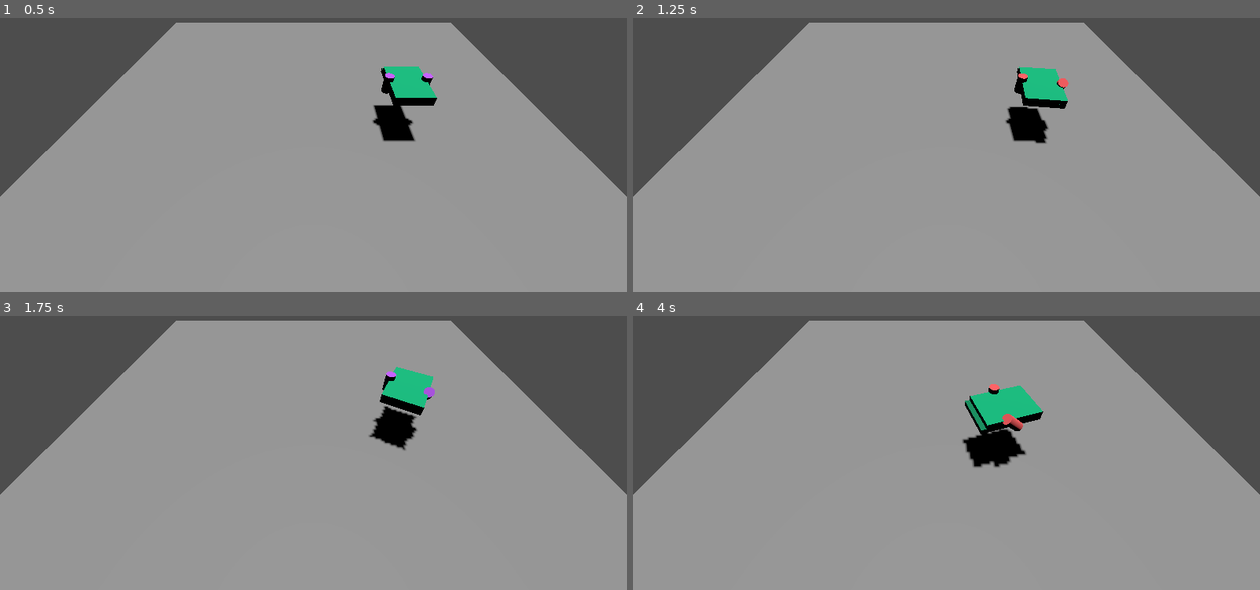
Above: before the commit, frames 1-4 (two rows, left to right).
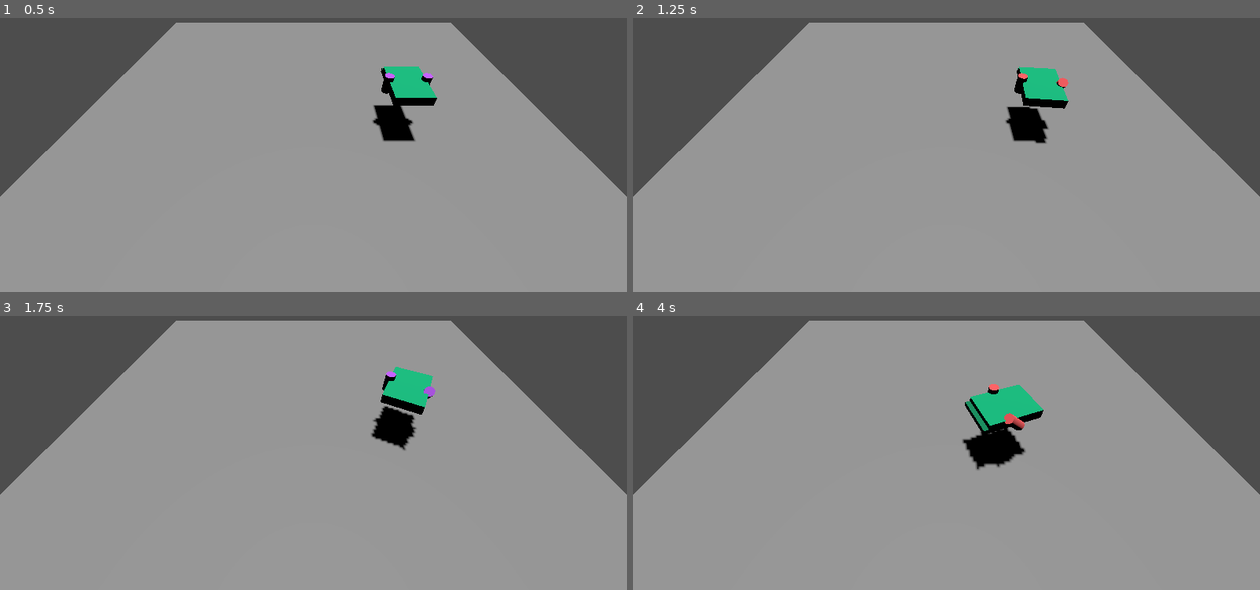
Above: after the commit, the same moments.

Repository: niqzart/godot-tiltrotor
Game: Godot game, scene res://scenes/main/main.tscn
Two runs of this game, one before a commit and one after it. Both use one fixed random seed, a clock stepped at 60 frames per second and the inputs below.
Inputs:
- Up to frame 1 (0.5 s): no input
- Up to frame 2 (1.25 s): tap Enter at 0.5 s; hold Keypad 4 (right_rotor_collective_backwards) from 0.53 s (still down); tap Space (enable_pid) at 0.6 s
- Up to frame 3 (1.75 s): keep holding Keypad 4 (right_rotor_collective_backwards); tap Space (enable_pid) at 1.35 s
- Up to frame 4 (4 s): tap Space (enable_pid) at 2.1, 2.85, 3.6 s; release Keypad 4 (right_rotor_collective_backwards) at 2.78 s; hold D (left_rotor_collective_forwards) from 2.78 s (still down)

Frame 1 is identical in both runs. In frame 2, less than 0.1% of the frame differs, in the area x 59-70%, y 18-42%; in frame 3, 0.1%; in frame 4, 0.4%, in the area x 52-66%, y 25-57%.

Commit message:
refactor: move rotor tilting logic to rotors themselves

Diff:
--- /dev/null
+++ b/scenes/rotor/rotor.gd
@@ -0,0 +1,46 @@
+extends CollisionShape3D
+
+const MAX_TILT_ANGLE: float = PI / 4
+const TILT_TIME: float = 1.0
+const TILT_SPEED: float = MAX_TILT_ANGLE / TILT_TIME
+
+enum RotorDirection {FORWARDS, CENTERED, BACKWARDS}
+
+var desired_direction: RotorDirection = RotorDirection.CENTERED
+
+
+func set_desired_direction(direction: RotorDirection) -> void:
+    self.desired_direction = direction
+
+
+func _move_towards_desired_direction(delta: float) -> void:
+    var tilt_delta: float = self.TILT_SPEED * delta
+
+    match self.desired_direction:
+        RotorDirection.FORWARDS:
+            if self.rotation.x > -self.MAX_TILT_ANGLE:
+                self.rotation.x -= tilt_delta
+                if self.rotation.x < -self.MAX_TILT_ANGLE:
+                    self.rotation.x = -self.MAX_TILT_ANGLE
+        RotorDirection.BACKWARDS:
+            if self.rotation.x < self.MAX_TILT_ANGLE:
+                self.rotation.x += tilt_delta
+                if self.rotation.x > self.MAX_TILT_ANGLE:
+                    self.rotation.x = self.MAX_TILT_ANGLE
+        RotorDirection.CENTERED:
+            if self.rotation.x < 0:
+                self.rotation.x += tilt_delta
+                if self.rotation.x > 0:
+                    self.rotation.x = 0
+            elif self.rotation.x > 0:
+                self.rotation.x -= tilt_delta
+                if self.rotation.x < 0:
+                    self.rotation.x = 0
+
+
+func _physics_process(delta: float) -> void:
+    self._move_towards_desired_direction(delta)
+
+
+func get_tilt() -> float:
+    return self.rotation.x / self.MAX_TILT_ANGLE
--- a/scenes/rotor/rotor.tscn
+++ b/scenes/rotor/rotor.tscn
@@ -1,4 +1,6 @@
-[gd_scene load_steps=4 format=3 uid="uid://d1kktxd5bkt3a"]
+[gd_scene load_steps=5 format=3 uid="uid://d1kktxd5bkt3a"]
+
+[ext_resource type="Script" uid="uid://c5b5506sjeeo6" path="res://scenes/rotor/rotor.gd" id="1_lqa3n"]
 
 [sub_resource type="CylinderShape3D" id="CylinderShape3D_6jx4l"]
 
@@ -11,6 +13,7 @@
 [node name="Rotor" type="CollisionShape3D"]
 transform = Transform3D(1, 0, 0, 0, 1, -2.9802322e-08, 0, 2.9802322e-08, 1, 0, 0, 0)
 shape = SubResource("CylinderShape3D_6jx4l")
+script = ExtResource("1_lqa3n")
 
 [node name="Mesh" type="MeshInstance3D" parent="."]
 mesh = SubResource("CylinderMesh_lqa3n")
--- a/scenes/tiltrotor/tiltrotor.gd
+++ b/scenes/tiltrotor/tiltrotor.gd
@@ -109,42 +109,20 @@
 const ROTOR_TILT_SPEED: float = 0.8
 
 
-func _apply_forces_from_inputs_complex_v2(delta: float) -> void:
+func _apply_forces_from_inputs_complex_v2() -> void:
     if Input.is_action_pressed("right_rotor_collective_forwards"):
-        if $RightRotor.rotation.x > -self.MAX_ROTOR_TILT_ANGLE:
-            $RightRotor.rotation.x -= self.ROTOR_TILT_SPEED * delta
-        if $RightRotor.rotation.x < -self.MAX_ROTOR_TILT_ANGLE:
-            $RightRotor.rotation.x = -self.MAX_ROTOR_TILT_ANGLE
+        $RightRotor.set_desired_direction($RightRotor.RotorDirection.FORWARDS)
     elif Input.is_action_pressed("right_rotor_collective_backwards"):
-        if $RightRotor.rotation.x < self.MAX_ROTOR_TILT_ANGLE:
-            $RightRotor.rotation.x += self.ROTOR_TILT_SPEED * delta
-        if $RightRotor.rotation.x > self.MAX_ROTOR_TILT_ANGLE:
-            $RightRotor.rotation.x = self.MAX_ROTOR_TILT_ANGLE
+        $RightRotor.set_desired_direction($RightRotor.RotorDirection.BACKWARDS)
     else:
-        if $RightRotor.rotation.x < -self.ROTOR_TILT_SNAP_THRESHOLD:
-            $RightRotor.rotation.x += self.ROTOR_TILT_SPEED * delta
-        elif $RightRotor.rotation.x > self.ROTOR_TILT_SNAP_THRESHOLD:
-            $RightRotor.rotation.x -= self.ROTOR_TILT_SPEED * delta
-        else:
-            $RightRotor.rotation.x = 0
+        $RightRotor.set_desired_direction($RightRotor.RotorDirection.CENTERED)
 
     if Input.is_action_pressed("left_rotor_collective_forwards"):
-        if $LeftRotor.rotation.x > -PI / 4:
-            $LeftRotor.rotation.x -= self.ROTOR_TILT_SPEED * delta
-        if $LeftRotor.rotation.x < -PI / 4:
-            $LeftRotor.rotation.x = -PI / 4
+        $LeftRotor.set_desired_direction($LeftRotor.RotorDirection.FORWARDS)
     elif Input.is_action_pressed("left_rotor_collective_backwards"):
-        if $LeftRotor.rotation.x < PI / 4:
-            $LeftRotor.rotation.x += self.ROTOR_TILT_SPEED * delta
-        if $LeftRotor.rotation.x > PI / 4:
-            $LeftRotor.rotation.x = PI / 4
+        $LeftRotor.set_desired_direction($LeftRotor.RotorDirection.BACKWARDS)
     else:
-        if $LeftRotor.rotation.x < -0.05:
-            $LeftRotor.rotation.x += self.ROTOR_TILT_SPEED * delta
-        elif $LeftRotor.rotation.x > 0.05:
-            $LeftRotor.rotation.x -= self.ROTOR_TILT_SPEED * delta
-        else:
-            $LeftRotor.rotation.x = 0
+        $LeftRotor.set_desired_direction($LeftRotor.RotorDirection.CENTERED)
 
     var right_rotor_tilt: float = $RightRotor.rotation.x / self.MAX_ROTOR_TILT_ANGLE
     var left_rotor_tilt: float = $LeftRotor.rotation.x / self.MAX_ROTOR_TILT_ANGLE
@@ -196,7 +174,7 @@
         InputMode.COPLEX_V1:
             self._apply_forces_from_inputs_complex_v1()
         InputMode.COPLEX_V2:
-            self._apply_forces_from_inputs_complex_v2(delta)
+            self._apply_forces_from_inputs_complex_v2()
 
     if self.pid_enabled:
         # if Input.is_anything_pressed():  # TODO: do this once
Not shown, added: scenes/rotor/rotor.gd.uid
